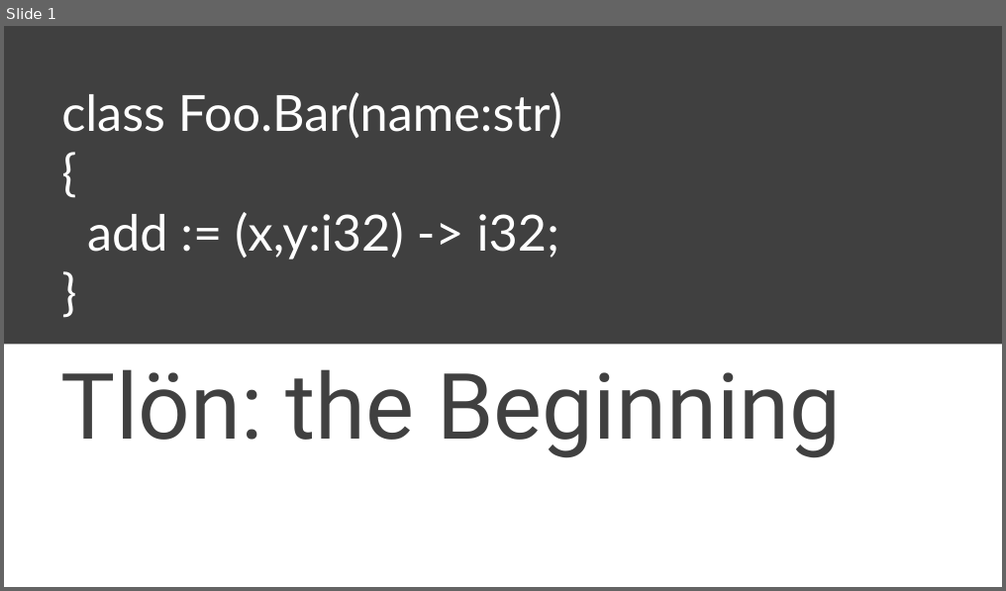
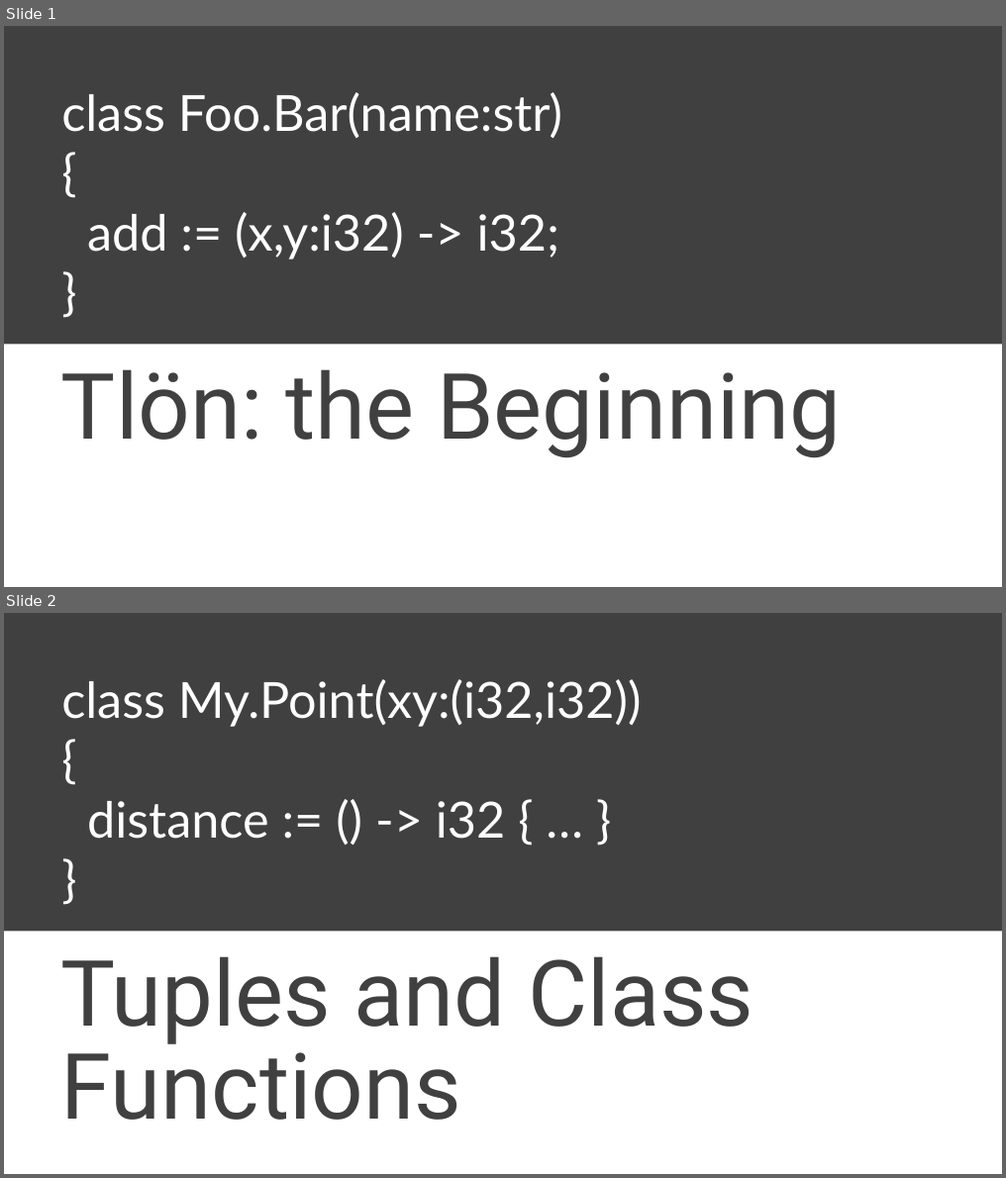
Before and after one commit to nesteruk/Tlon, a slide deck: Tlön.pptx. Shown one above the other, each under a label of ours: slide 1 before the commit, slides 1 and 2 after it. The pictures are 1006x591 and 1006x1178 pixels, drawn with LibreOffice and Linux fonts; fonts in the diff are those of the drawing; background and template pictures are left out. Boxes give left, top, right and bottom in pixels: in the first picture for what was removed or moved away, otherwise in the second. Text is boxed around its words. In the diff, an @@ line names an element or a change of style, - is before the commit and + after.

```diff
--- a/Tlön.pptx
+++ b/Tlön.pptx
@@ slide 2 added at [4, 613, 1002, 1174], background #FFFFFF; not listed: 1 template element that a slide beside it also shows @@
@@ text added at [61, 679, 642, 839], 48 pt, text #FFFFFF @@
+class My.Point(xy:(i32,i32))
+{
+distance := () -> i32 { … }
+}
@@ title added at [61, 957, 754, 1120], 88 pt, text #404040 @@
+Tuples and Class Functions
```
Also in this commit, not shown: 7 other files.
